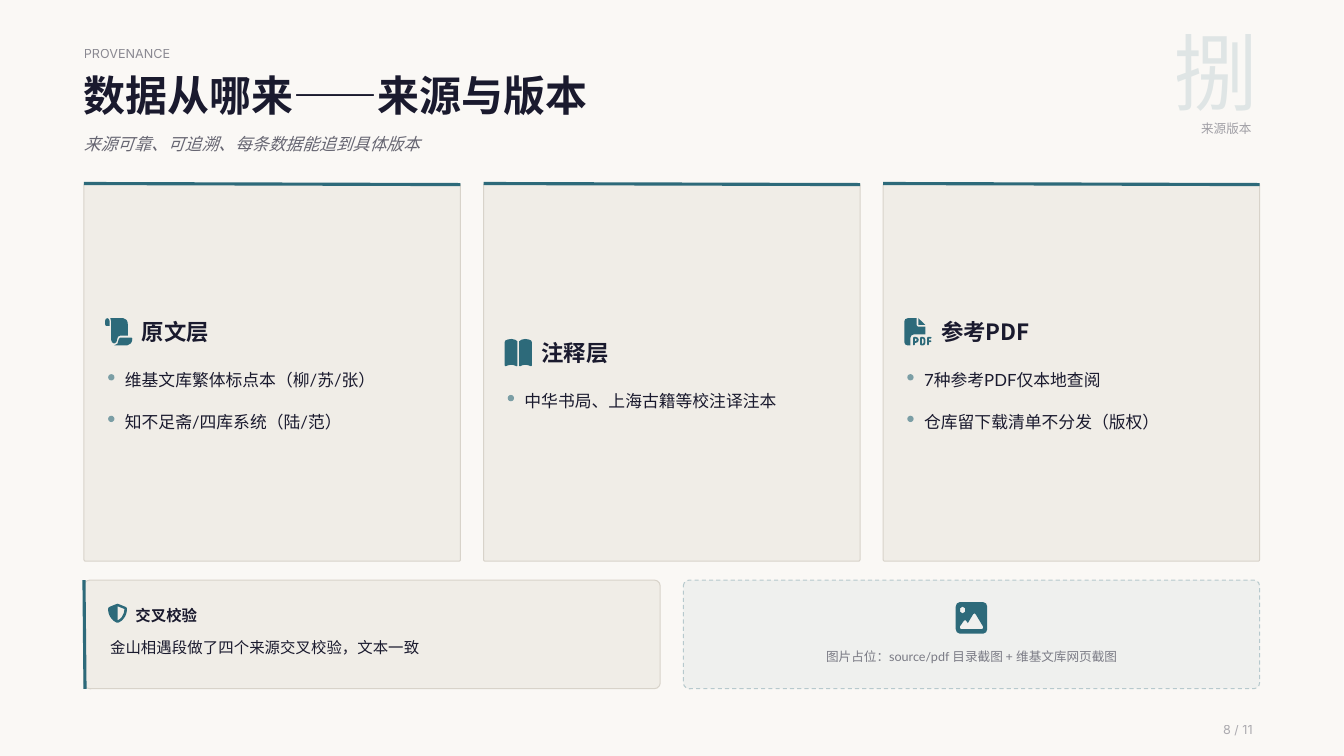
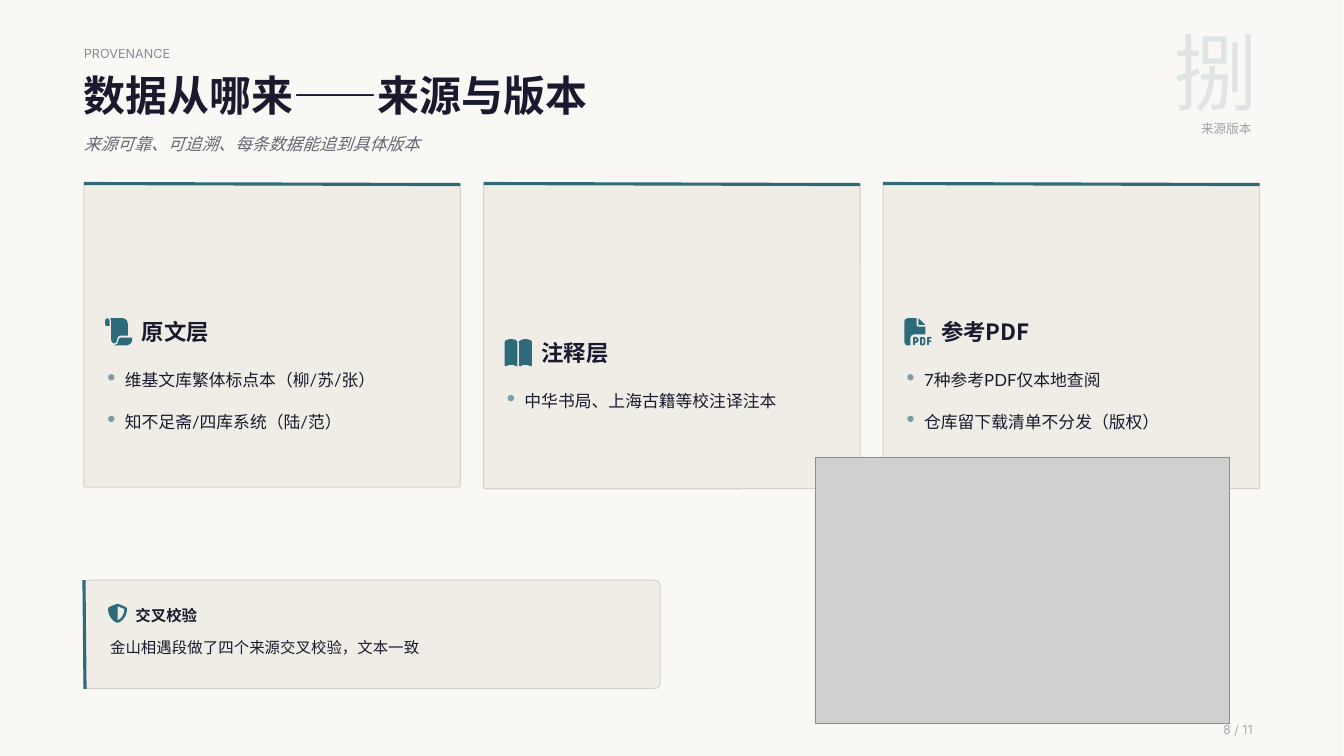
Before and after one commit to puremapping/changjiang-youji, a slide deck: slide 8 of presentation/数据收集汇报_20261103/ppt/一条长江，五个时代.pptx. Drawn at 1344x756 pixels with LibreOffice and Linux fonts; fonts in the diff are those of the drawing; grey boxes stand for pictures. Boxes give left, top, right and bottom in pixels: in the first picture for what was removed or moved away, otherwise in the second. Text is boxed around its words. In the diff, an @@ line names an element or a change of style, - is before the commit and + after.

```diff
--- a/presentation/数据收集汇报_20261103/ppt/一条长江，五个时代.pptx
+++ b/presentation/数据收集汇报_20261103/ppt/一条长江，五个时代.pptx
@@ rounded rectangle: place and size @@
-rounded rectangle at [84,184,461,562]
+rounded rectangle at [84,184,461,487]
@@ rounded rectangle: place and size @@
-rounded rectangle at [484,184,861,562]
+rounded rectangle at [484,184,861,489]
@@ rounded rectangle: place and size @@
-rounded rectangle at [883,184,1260,562]
+rounded rectangle at [883,184,1260,489]
@@ picture added at [816,458,1229,725] @@
@@ rounded rectangle removed at [684,581,1260,690] @@
@@ freeform shape removed at [956,602,987,633] @@
@@ text removed at [826,650,1117,663] @@
-图片占位：source/pdf 目录截图 + 维基文库网页截图
```
Also in this commit, not shown: 7 other slides changed, 1 slide removed.
